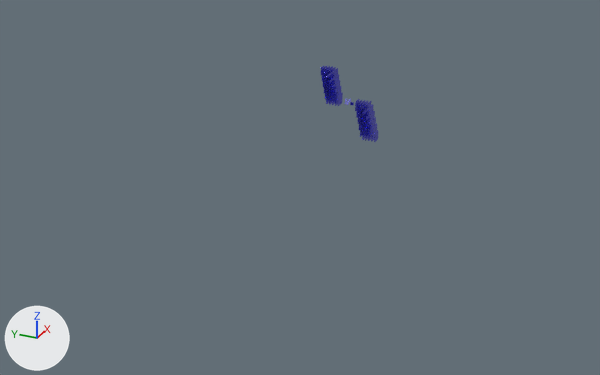
The glTF model public/banner.glb: old version first, new version second.
Both versions are drawn from a 50 mm lens placed at (-47.9, -19.3, 16.3), pointed at (-2.6, 1.1, -6.3). Lighting does not change. The marker at lower left points along +X, +Y and +Z. Where no turn or scale is listed for an object, it has been applied to the vertices. Vertices at the same position are counted once.

Names of what the first picture shows: 'panel_l', 'panel_r'.
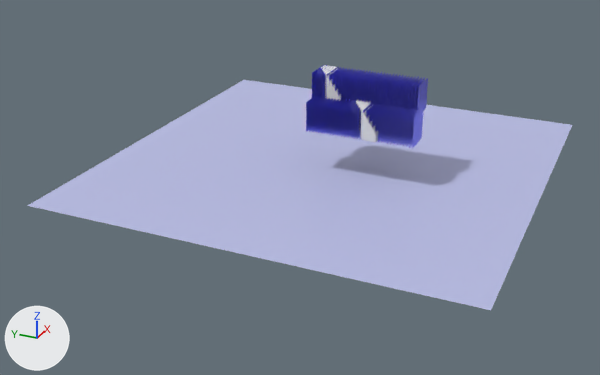
The change, as a list of edits to the scene's bpy script:
```text
Change me_平面:
    remove me_平面.from_pydata(...)  # 8638 vertices, 17236 faces; spans x -1.0..1.0, y -1.8..0.02, z -1.0..0.99
    remove me_平面.materials.append(mat_blue_glass)  # blue #504fe7
    add me_平面.from_pydata(...)  # 10521 vertices, 20898 faces; spans x -1.0..1.0, y -7.0..0.02, z -1.0..1.0
    me_平面 part 1: the loose piece of 980 vertices spanning x -0.99..0.93, y -1.0..-0.98, z -1.0..0.92 is rebuilt with 296 vertices and now spans x -1.0..1.0, y -1.0..-0.98, z -1.0..1.0, in mat_蓝玻璃 (blue #504fe7)
    me_平面 part 2: the loose piece of 896 vertices spanning x -0.77..1.0, y -0.8..-0.78, z -0.78..0.99 is rebuilt with 296 vertices and now spans x -1.0..1.0, y -0.8..-0.78, z -1.0..1.0, in mat_蓝玻璃 (blue #504fe7)
    me_平面 part 3: the loose piece of 896 vertices spanning x -0.18..1.0, y -0.4..-0.38, z -0.19..0.98 is rebuilt with 296 vertices and now spans x -1.0..1.0, y -0.4..-0.38, z -1.0..1.0, in mat_蓝玻璃 (blue #504fe7)
    me_平面 part 4: the loose piece of 896 vertices spanning x -0.47..1.0, y -0.6..-0.58, z -0.49..0.99 is rebuilt with 296 vertices and now spans x -1.0..1.0, y -0.6..-0.58, z -1.0..1.0, in mat_蓝玻璃 (blue #504fe7)
    me_平面 part 5: the loose piece of 784 vertices spanning x -1.0..0.05, y -1.6..-1.58, z -1.0..0.04 is rebuilt with 296 vertices and now spans x -1.0..1.0, y -1.6..-1.58, z -1.0..1.0, in mat_蓝玻璃 (blue #504fe7)
    me_平面 part 6: the loose piece of 770 vertices spanning x -1.0..0.64, y -1.2..-1.18, z -1.0..0.63 is rebuilt with 276 vertices and now spans x -1.0..1.0, y -1.2..-1.18, z -1.0..1.0, in mat_蓝玻璃 (blue #504fe7)
    me_平面 part 7: the loose piece of 756 vertices spanning x -1.0..0.34, y -1.4..-1.38, z -1.0..0.33 is rebuilt with 296 vertices and now spans x -1.0..1.0, y -1.4..-1.38, z -1.0..1.0, in mat_蓝玻璃 (blue #504fe7)
    me_平面 part 8: the loose piece of 798 vertices spanning x -1.0..-0.25, y -1.8..-1.78, z -1.0..-0.26 is deleted
    me_平面 part 9: 8469 vertices added at x -1.0..1.0, y -7.0..0.02, z -1.0..1.0
    add me_平面.materials.append(mat_蓝玻璃)  # blue #504fe7
Change me_平面_001:
    remove me_平面_001.from_pydata(...)  # 8652 vertices, 17264 faces; spans x -1.0..1.0, y -4.6..-2.78, z -0.99..1.0
    remove me_平面_001.materials.append(mat_blue_glass)  # blue #504fe7
    add me_平面_001.from_pydata(...)  # 144 vertices, 72 faces; spans x -1.0..1.0, y -7.0..0.0, z -1.0..1.0
    me_平面_001 part 10: the loose piece of 966 vertices spanning x -1.0..0.25, y -4.2..-4.18, z -0.99..0.26 is rebuilt with 4 vertices and now spans x -1.0..1.0, y -4.2, z -1.0..1.0, in mat_蓝玻璃 (blue #504fe7)
    me_平面_001 part 11: the loose piece of 910 vertices spanning x -1.0..0.54, y -4.0..-3.98, z -0.99..0.56 is rebuilt with 4 vertices and now spans x -1.0..1.0, y -4.0, z -1.0..1.0, in mat_蓝玻璃 (blue #504fe7)
    me_平面_001 part 12: the loose piece of 896 vertices spanning x -1.0..0.84, y -3.8..-3.78, z -0.99..0.85 is rebuilt with 4 vertices and now spans x -1.0..1.0, y -3.8, z -1.0..1.0, in mat_蓝玻璃 (blue #504fe7)
    me_平面_001 part 13: the loose piece of 854 vertices spanning x -0.86..1.0, y -3.6..-3.58, z -0.85..1.0 is rebuilt with 4 vertices and now spans x -1.0..1.0, y -3.6, z -1.0..1.0, in mat_蓝玻璃 (blue #504fe7)
    me_平面_001 part 14: the loose piece of 798 vertices spanning x -0.27..1.0, y -3.2..-3.18, z -0.26..1.0 is rebuilt with 4 vertices and now spans x -1.0..1.0, y -3.2, z -1.0..1.0, in mat_蓝玻璃 (blue #504fe7)
    me_平面_001 part 15: the loose piece of 798 vertices spanning x -0.57..1.0, y -3.4..-3.38, z -0.56..1.0 is rebuilt with 4 vertices and now spans x -1.0..1.0, y -3.4, z -1.0..1.0, in mat_蓝玻璃 (blue #504fe7)
    me_平面_001 part 16: the loose piece of 882 vertices spanning x -1.0..-0.05, y -4.4..-4.38, z -0.99..-0.03 is deleted
    me_平面_001 part 17: 120 vertices added at x -1.0..1.0, y -7.0..0.0, z -1.0..1.0
    add me_平面_001.materials.append(mat_蓝玻璃)  # blue #504fe7
Add me_平面_002:
    me_平面_002.from_pydata([(-13.8, -13.8, 0.0), (13.8, -13.8, 0.0), (-13.8, 13.8, 0.0), (13.8, 13.8, 0.0)], [], [(0, 1, 3), (0, 3, 2)])
    me_平面_002.materials.append(mat_材质_001)  # blue #bbbfe7
Add ob_box:
    ob_box = bpy.data.objects.new('box', me_立方体)  # 5124 vertices, 10240 faces; spans x -2.46..1.0, y -3.97..0.99, z -2.45..1.0
    ob_box.location = (0.0, 0.0, 0.0)
Add ob_平面:
    ob_平面 = bpy.data.objects.new('平面', me_平面_002)
    ob_平面.location = (0.0, 0.0, -5.24)
```

Boxes [x1, y1, x2, y2] around the edits, measured in the pictures (600 x 375 px):
'平面', added (blue)
    after: [27, 80, 572, 310]
'panel_l', reshaped (396% wider, 27% taller)
    before: [355, 99, 378, 142]
    after: [306, 94, 424, 149]
'panel_r', reshaped
    before: [321, 66, 343, 106]
    after: [312, 65, 428, 111]
'box', added
    after: [321, 65, 378, 142]
part 1 of me_平面, rebuilt
    before: [326, 68, 338, 104]
    after: [326, 66, 339, 98]
part 2 of me_平面, rebuilt
    before: [325, 67, 336, 100]
    after: [323, 66, 336, 97]
part 3 of me_平面, rebuilt
    before: [323, 66, 330, 87]
    after: [318, 66, 329, 96]
part 4 of me_平面, rebuilt
    before: [324, 66, 333, 93]
    after: [320, 67, 331, 97]
part 5 of me_平面, rebuilt
    before: [335, 86, 341, 106]
    after: [335, 68, 347, 91]
part 6 of me_平面, rebuilt
    before: [329, 74, 339, 105]
    after: [329, 67, 341, 86]
part 7 of me_平面, rebuilt
    before: [332, 80, 340, 105]
    after: [332, 68, 344, 87]
part 8 of me_平面, deleted
    before: [338, 93, 343, 106]
part 9 of me_平面, added (blue)
    after: [312, 65, 428, 111]
part 10 of me_平面_001, rebuilt
    before: [368, 117, 376, 141]
    after: [369, 103, 380, 123]
part 11 of me_平面_001, rebuilt (18% wider, 29% taller)
    before: [365, 111, 375, 141]
    after: [365, 102, 377, 141]
part 12 of me_平面_001, rebuilt (8% wider, 8% taller)
    before: [362, 104, 373, 140]
    after: [362, 102, 374, 141]
part 13 of me_平面_001, rebuilt
    before: [360, 101, 371, 137]
    after: [359, 110, 361, 140]
part 14 of me_平面_001, rebuilt
    before: [358, 100, 365, 124]
    after: [353, 105, 359, 139]
part 15 of me_平面_001, rebuilt
    before: [359, 101, 368, 131]
    after: [356, 108, 360, 140]
part 16 of me_平面_001, deleted
    before: [371, 123, 377, 142]
part 17 of me_平面_001, added (blue)
    after: [306, 94, 424, 149]
